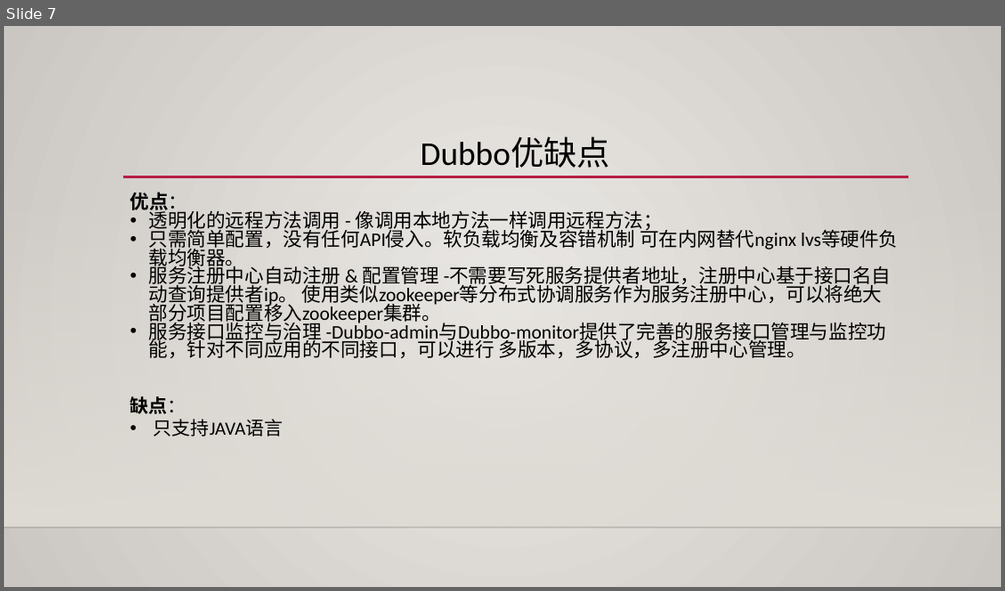
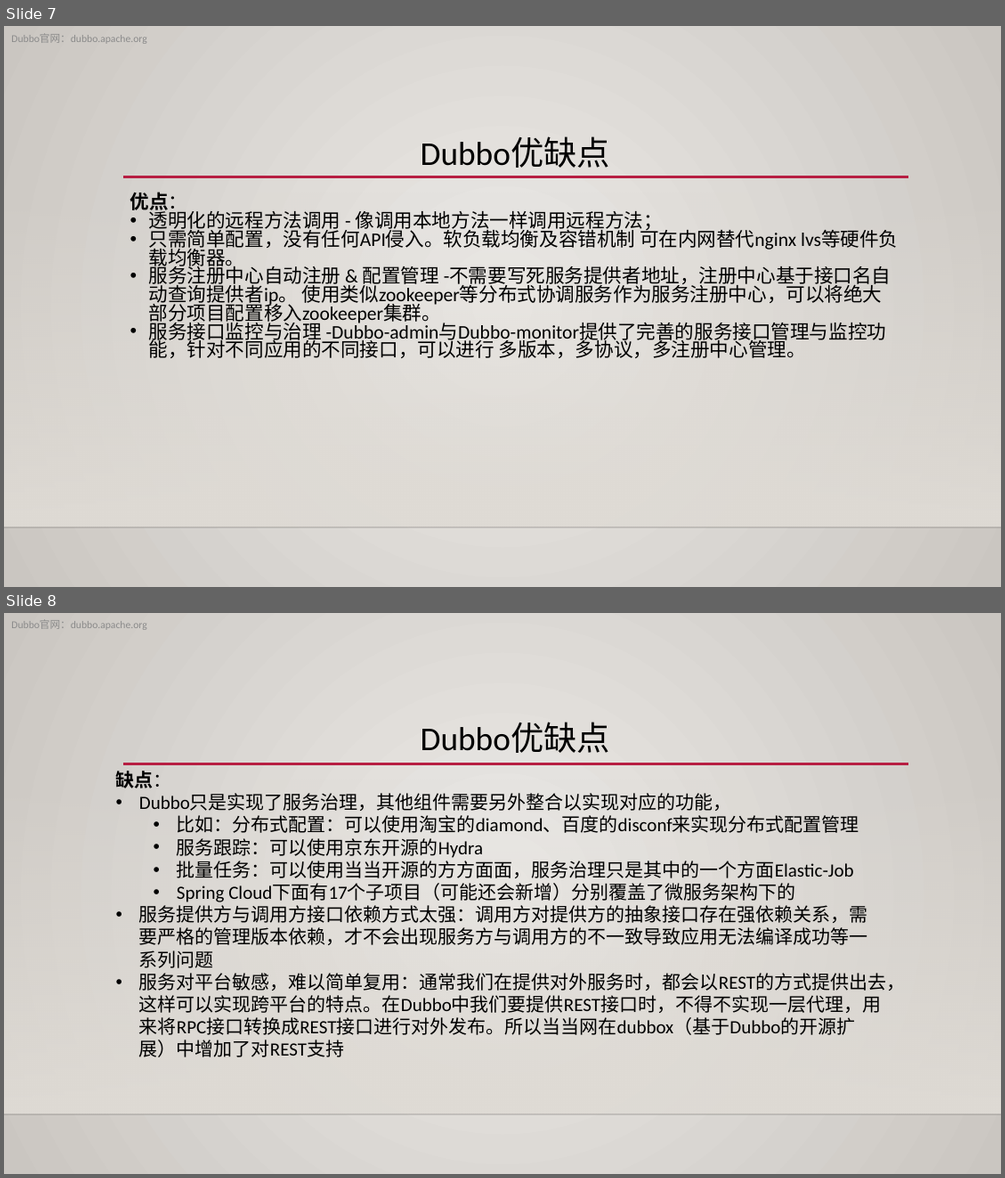
Before and after one commit to fxmayl/dubbo, a slide deck: 微服务架构之Dubbo入门介绍.pptx. Shown one above the other, each under a label of ours: slide 7 before the commit, slides 7 and 8 after it. The pictures are 1005x591 and 1005x1178 pixels, drawn with LibreOffice and Linux fonts; fonts in the diff are those of the drawing; background and template pictures are left out. Boxes give left, top, right and bottom in pixels: in the first picture for what was removed or moved away, otherwise in the second. Text is boxed around its words. In the diff, an @@ line names an element or a change of style, - is before the commit and + after.

```diff
--- a/微服务架构之Dubbo入门介绍.pptx
+++ b/微服务架构之Dubbo入门介绍.pptx
@@ slide 8 added at bbox=[4, 613, 1001, 1174], background gradient #ECEAE7 to #CAC7C1; not listed: 3 template elements that a slide beside it also shows @@
@@ text added at bbox=[11, 619, 146, 630], 10 pt, text #8C8C8C @@
+Dubbo官网：dubbo.apache.org
@@ title added at bbox=[421, 722, 611, 753], 32 pt, text #000000 @@
+Dubbo优缺点
@@ text added at bbox=[116, 771, 905, 1057], 18 pt, text #000000 @@
+缺点：
+• Dubbo只是实现了服务治理，其他组件需要另外整合以实现对应的功能，
+  • 比如：分布式配置：可以使用淘宝的diamond、百度的disconf来实现分布式配置管理
+  • 服务跟踪：可以使用京东开源的Hydra
+  • 批量任务：可以使用当当开源的方方面面，服务治理只是其中的一个方面Elastic-Job
+  • Spring Cloud下面有17个子项目（可能还会新增）分别覆盖了微服务架构下的
+• 服务提供方与调用方接口依赖方式太强：调用方对提供方的抽象接口存在强依赖关系，需要严格的管理版本依赖，才不会出现服务方与调用方的不一致导致应用无法编译成功等一系列问题
+• 服务对平台敏感，难以简单复用：通常我们在提供对外服务时，都会以REST的方式提供出去，这样可以实现跨平台的特点。在Dubbo中我们要提供REST接口时，不得不实现一层代理，用来将RPC接口转换成REST接口进行对外发布。所以当当网在dubbox（基于Dubbo的开源扩展）中增加了对REST支持
@@ slide 7 changed as well @@
@@ text added at bbox=[11, 34, 146, 44], 10 pt, text #8C8C8C @@
+Dubbo官网：dubbo.apache.org
@@ text removed at bbox=[130, 396, 283, 436] @@
-缺点：
-• 只支持JAVA语言
```
Also in this commit, not shown: 6 other slides changed.
